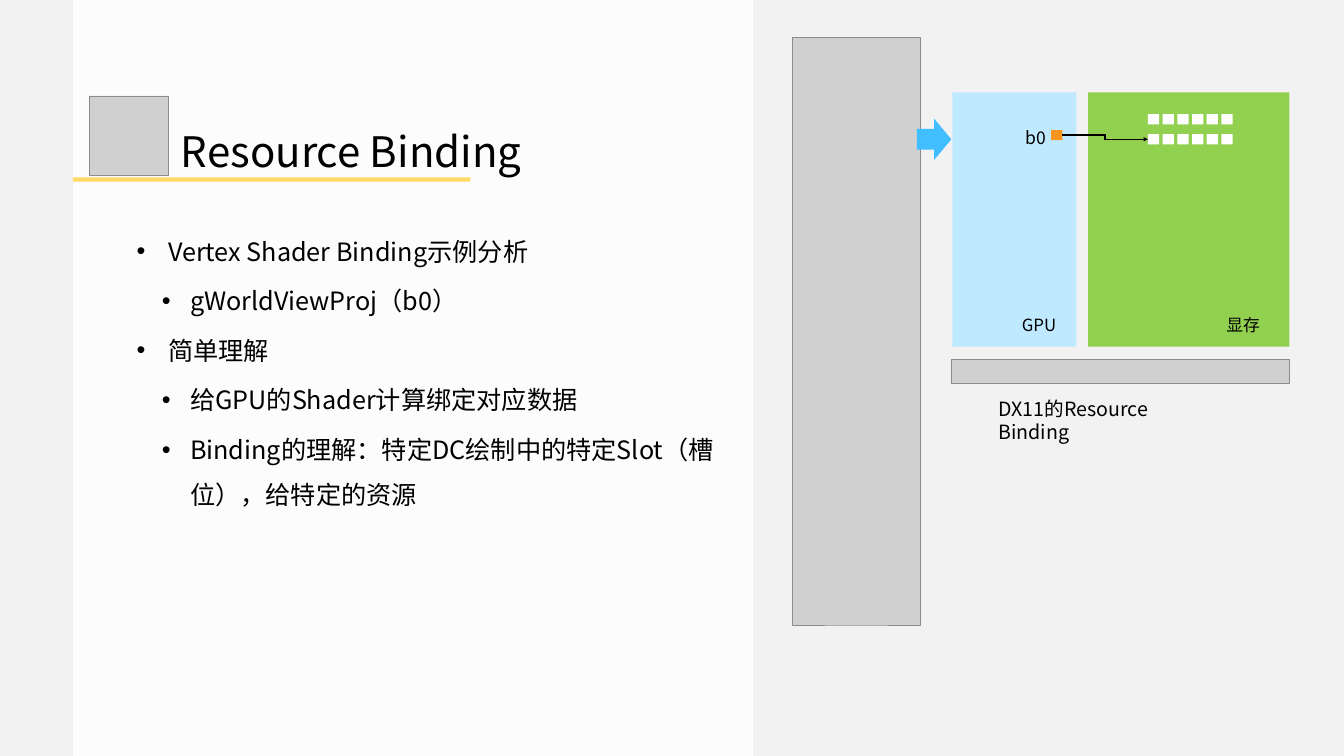
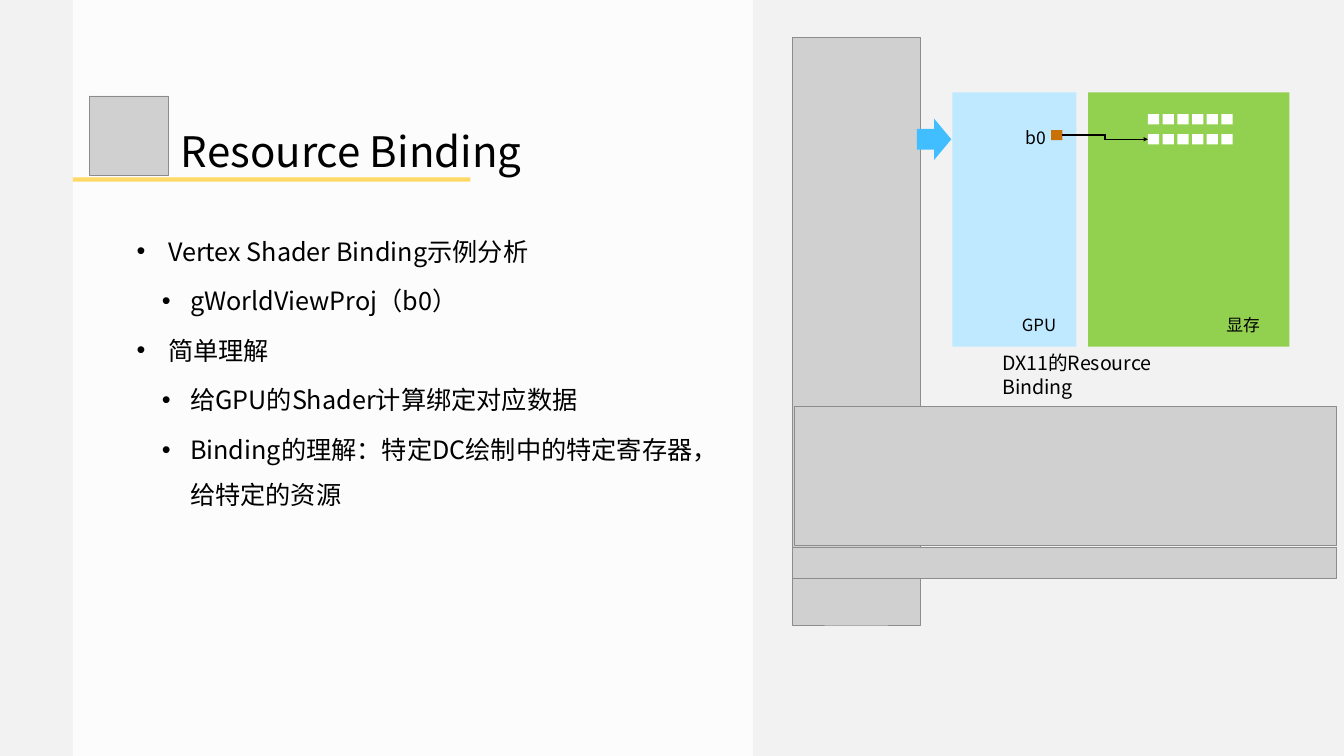
Before and after one commit to doomlover/KSGameEngineTutorials, a slide deck: slide 10 of PPTs/05.深入DX12绘制二.pptx. Drawn at 1344x756 pixels with LibreOffice and Linux fonts; fonts in the diff are those of the drawing; grey boxes stand for pictures. Boxes give left, top, right and bottom in pixels: in the first picture for what was removed or moved away, otherwise in the second. Text is boxed around its words. In the diff, an @@ line names an element or a change of style, - is before the commit and + after.

```diff
--- a/PPTs/05.深入DX12绘制二.pptx
+++ b/PPTs/05.深入DX12绘制二.pptx
@@ rectangle at (x1=1051, y1=130, x2=1062, y2=140): fill #F7941E to #C97007 @@
@@ picture removed at (x1=951, y1=359, x2=1289, y2=383) @@
@@ text "DX11的Resource Binding" moved from (x1=999, y1=399, x2=1148, y2=444) to (x1=1002, y1=353, x2=1151, y2=399) @@
@@ picture added at (x1=794, y1=407, x2=1336, y2=545) @@
@@ text at (x1=190, y1=437, x2=718, y2=506): text changed @@
-  • Binding的理解：特定DC绘制中的特定Slot（槽位），给特定的资源
+  • Binding的理解：特定DC绘制中的特定寄存器，给特定的资源
@@ picture added at (x1=792, y1=547, x2=1336, y2=578) @@
```
Also in this commit, not shown: 21 other slides changed, 2 slides added, 1 other file.
